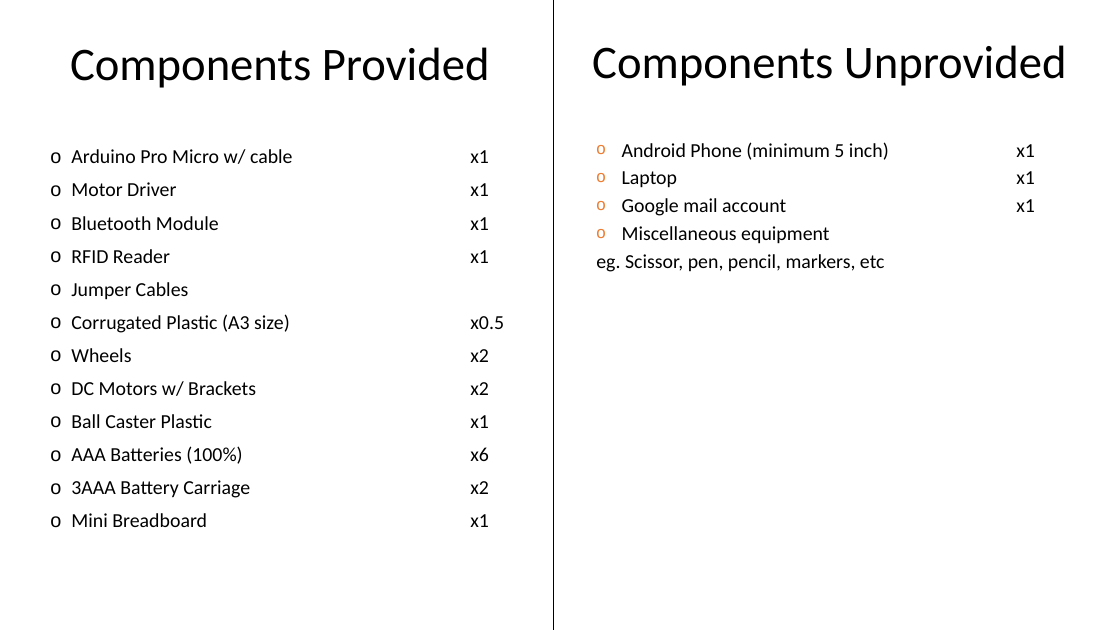
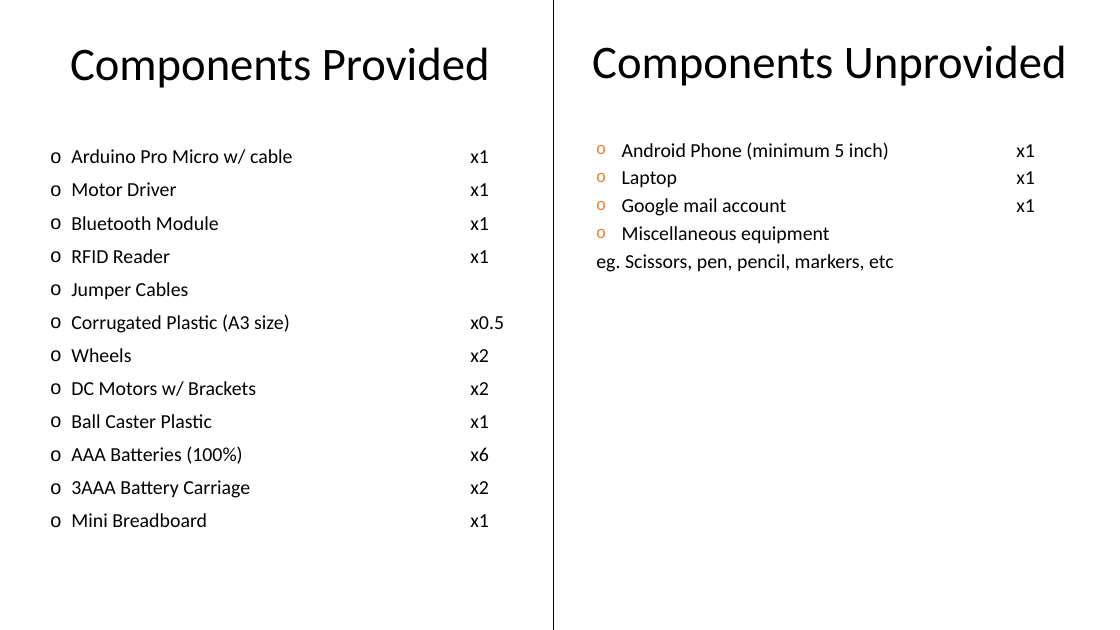
Before and after one commit to ChuaKengPeng/DIP2017, a slide deck: slide 3 of DIP_Phase_1_Lab_Manuals/DIP Lab Manual for Phase 1.pptx. Drawn at 1120x630 pixels with LibreOffice and Linux fonts; fonts in the diff are those of the drawing. Boxes give left, top, right and bottom in pixels: in the first picture for what was removed or moved away, otherwise in the second. Text is boxed around its words. In the diff, an @@ line names an element or a change of style, - is before the commit and + after.

```diff
--- a/DIP_Phase_1_Lab_Manuals/DIP Lab Manual for Phase 1.pptx
+++ b/DIP_Phase_1_Lab_Manuals/DIP Lab Manual for Phase 1.pptx
@@ text at bbox=[596, 254, 894, 272]: text changed @@
-eg. Scissor, pen, pencil, markers, etc
+eg. Scissors, pen, pencil, markers, etc
```
Also in this commit, not shown: 11 other slides changed, 2 slides removed, 2 other files.
